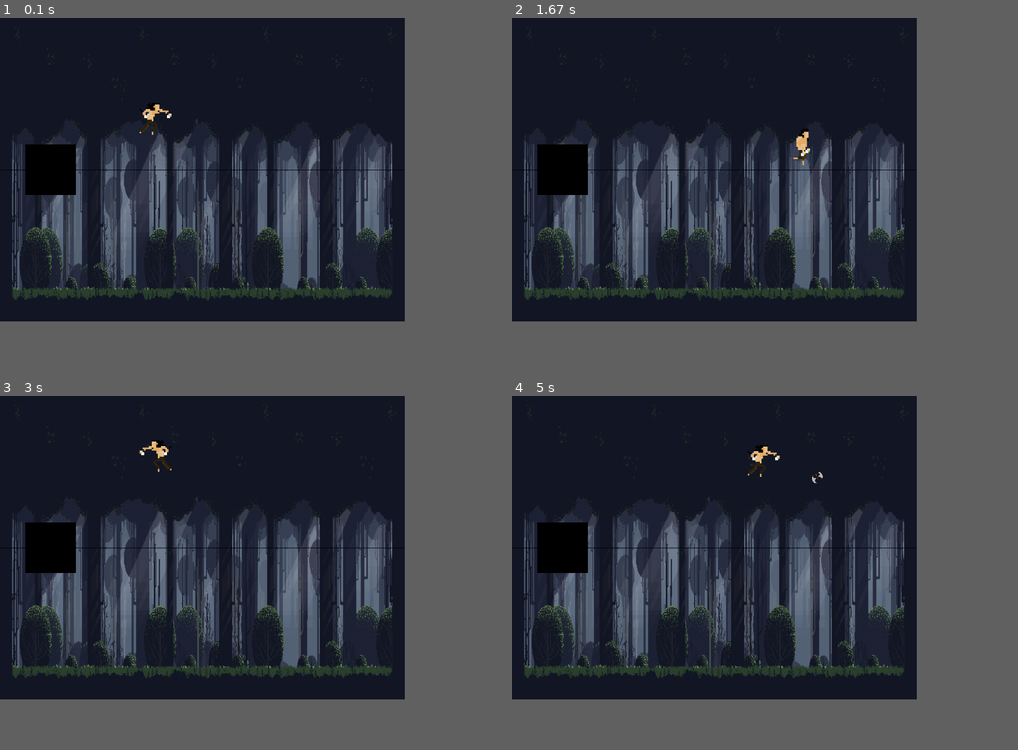
Above: before the commit, frames 1-4 (two rows, left to right).
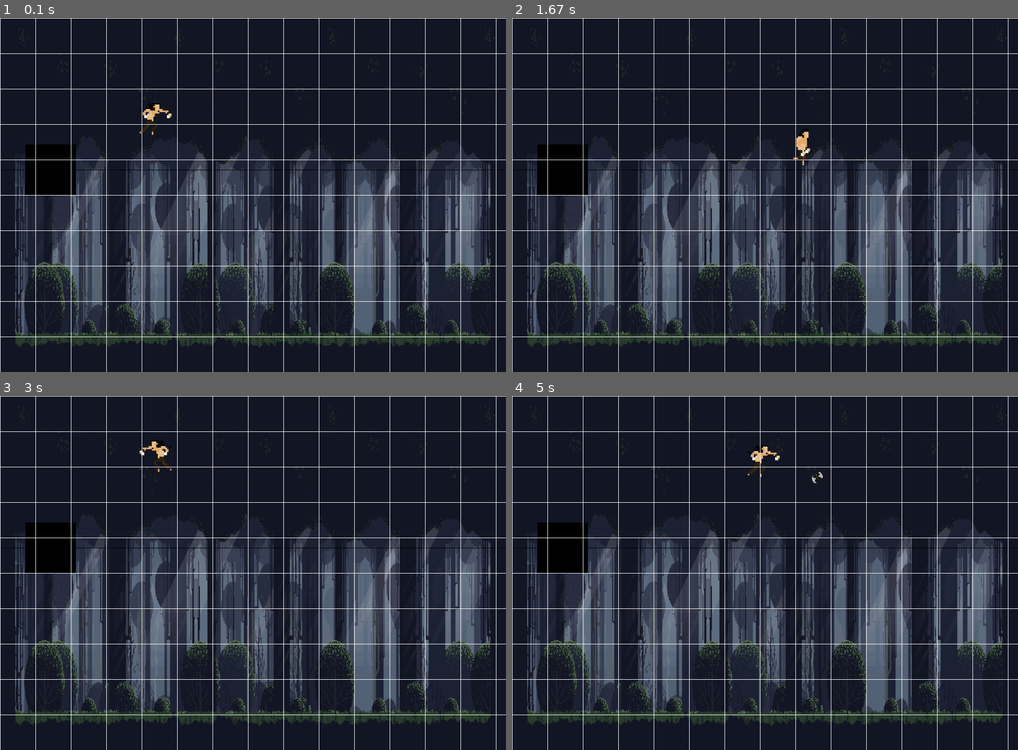
Above: after the commit, the same moments.

Repository: ramaeb/ramiroBianucci-pygame-tp-final
Game: pygame game, started from main.py
Same seed, same stepped clock (60 frames per second), same inputs: the game is played once before the commit and once after it.
Inputs:
- Up to frame 1 (0.1 s): no input
- Up to frame 2 (1.67 s): hold Right 0.33-0.8 s; hold Up 0.83-1.13 s; hold Right 1.17-1.63 s
- Up to frame 3 (3 s): hold Left 1.67-2.2 s; tap E at 1.82 s; hold Left 2.23-2.63 s; hold Up from 2.67 s (still down)
- Up to frame 4 (5 s): release Up at 3.03 s; hold Right 3.07-3.7 s; tap E at 3.22, 4.88 s; hold Left 3.73-4.2 s; hold Right 4.23-4.7 s; hold Up from 4.73 s (still down)
In our replay, the window is 720x540 before the commit and 900x630 after it. These sizes can differ from the game's own. Grey fills any space a smaller window leaves; there, only what the larger window draws over its background counts as a difference.

The runs differ from the first frame. In frame 1, 32% of the frame differs, in the area x 0-100%, y 0-100%; in frame 2, 32%; in frame 3, 32%; in frame 4, 32%.

Commit message:
new file:   __pycache__/main.cpython-311.pyc 	new file:   __pycache__/nivel.cpython-311.pyc 	new file:   assets/img/foreground/0.png 	new file:   assets/img/foreground/1.png 	new file:   assets/img/foreground/2.png 	new file:   assets/img/foreground/3.png 	new file:   assets/img/foreground/Trees.png 	modified:   main.py 	modified:   models/__pycache__/constantes.cpython-311.pyc 	modified:   models/constantes.py 	modified:   models/player/__pycache__/main_player.cpython-311.pyc 	modified:   models/player/main_player.py 	new file:   nivel.py 	new file:   ramiroBianucci-pygame-tp-final-codigo.zip

Diff:
--- a/main.py
+++ b/main.py
@@ -1,4 +1,5 @@
 import pygame as pg
+from nivel import *
 from pygame import mixer
 from models.auxiliar import *
 from models.player.bala import *
@@ -15,7 +16,7 @@
 mixer.init()
 pg.init()
 
-
+#MUNDO
 
 clock = pg.time.Clock()
 color = (0,200,0)
@@ -29,8 +30,14 @@
 ventana = pg.display.set_mode((ANCHO_VENTANA, ALTO_VENTANA))
 juego_ejecutandose = True
 jugador = Jugador(300,200,3,5)
-jugador.disparando = False
 jugador.cayendo = True
+
+def dibujo_grid():
+
+    tile_size = 70
+    for line in range(0,30):
+        pg.draw.line(screen, (255, 255, 255), (0, line * tile_size), (ANCHO_VENTANA, line * tile_size))
+        pg.draw.line(screen, (255, 255, 255), (line * tile_size, 0), (line * tile_size, ALTO_VENTANA))
 
 while juego_ejecutandose:
     #MIENTRAS EL JUGADOR ESTÉ VIVO SE TOMAN TODOS LOS MOVIMIENTOS
@@ -49,12 +56,20 @@
     #COLSION---
 
     lista_eventos = pg.event.get()
+    '''
+    USAR FORMS PARA LOS NIVELES Y LOS UPDATES HACERLOS DENTRO DEL NIVEL. CORTA
+    form_activo = Form.get_active()
+    form_activo.draw()
+    form_activo.upd
+    '''
     for event in lista_eventos:
+
         match event.type:
             case pg.QUIT:
                 print('Estoy CERRANDO el JUEGO')
                 juego_ejecutandose = False
                 break
+
             #SETEO DE TECLAS
             case pg.KEYDOWN:
                 if event.key == pg.K_RIGHT:
@@ -89,10 +104,12 @@
     #screen.blit(back_img, back_img.get_rect())
     enemies.update()
     enemies.draw(screen)
+    #centralizar en nivel(class) con metodo draw
     jugador.draw(screen)
     jugador.update()
     bullet_group.draw(screen)
     bullet_group.update()
+    dibujo_grid()
     delta_ms = clock.tick(FPS)
     pg.display.update()
 
--- a/models/constantes.py
+++ b/models/constantes.py
@@ -1,5 +1,5 @@
 GRAVEDAD = 0.8
-ANCHO_VENTANA = 800
-ALTO_VENTANA = 600
+ANCHO_VENTANA = 1000
+ALTO_VENTANA = 700
 FPS = 60
 DEBUG = False
--- a/models/player/main_player.py
+++ b/models/player/main_player.py
@@ -48,7 +48,6 @@
         #cambio de imagen, segun el frame elegido
         self.image = self.lista_animacion[self.accion][self.index_animacion]
         #empiezo el timer para seguir cambiando los sprites de la animacion
-
         if pg.time.get_ticks() - self.tiempo_animacion > COOLDOWN_ANIMACION:
             self.tiempo_animacion = pg.time.get_ticks()
             self.index_animacion += 1
@@ -63,7 +62,6 @@
             self.accion = accion
             self.index_animacion = 0
             self.tiempo_animacion = pg.time.get_ticks()
-
 
     def movimiento(self,mueve_dere,mueve_izq):
         #Coordenadas predecibles para el movimiento,
--- /dev/null
+++ b/nivel.py
@@ -0,0 +1,8 @@
+import pygame as pg
+from main import screen
+from .models.constantes import *
+class Nivel():
+    def draw(screen):
+        pass
+    def update(self,lista_eventos):
+        pass
Binary file added: assets/img/foreground/0.png
Binary file added: assets/img/foreground/1.png
Binary file added: assets/img/foreground/2.png
Binary file added: assets/img/foreground/3.png
Binary file added: assets/img/foreground/Trees.png
Not shown, added: ramiroBianucci-pygame-tp-final-codigo.zip
